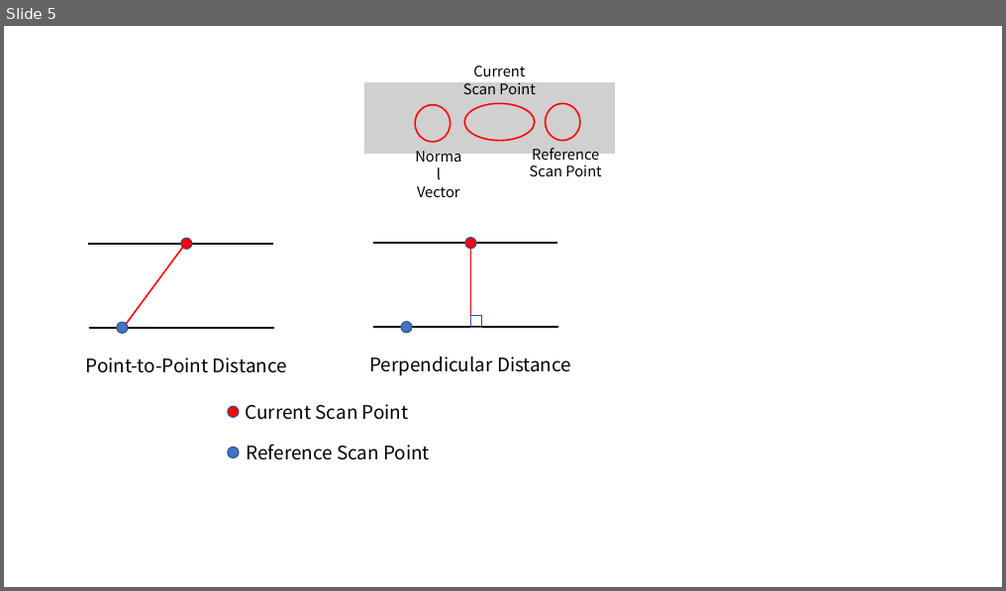
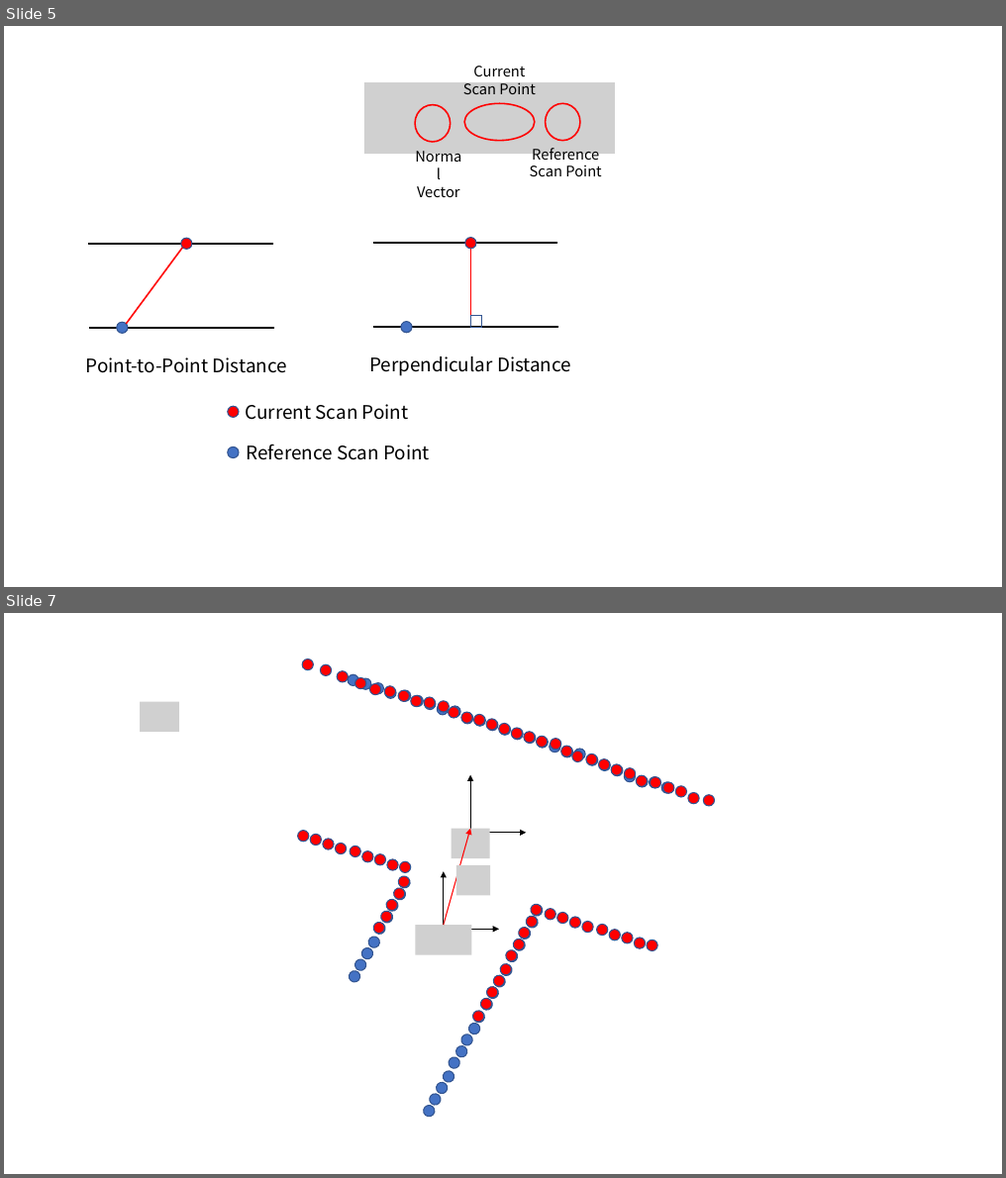
Before and after one commit to ShisatoYano/SLAMDesignUML, a slide deck: SLAM_Theoretical_Formulas.pptx. Shown one above the other, each under a label of ours: slide 5 before the commit, slides 5 and 7 after it; the slides between them are not shown. The pictures are 1006x591 and 1006x1178 pixels, drawn with LibreOffice and Linux fonts; fonts in the diff are those of the drawing; grey boxes stand for pictures. Boxes give left, top, right and bottom in pixels: in the first picture for what was removed or moved away, otherwise in the second. Text is boxed around its words. In the diff, an @@ line names an element or a change of style, - is before the commit and + after.

```diff
--- a/SLAM_Theoretical_Formulas.pptx
+++ b/SLAM_Theoretical_Formulas.pptx
@@ slide 7 added at box(4, 613, 1002, 1174), background #FFFFFF @@
@@ picture added at box(141, 701, 179, 731) @@
@@ group added at box(348, 674, 672, 793): 26 ellipses @@
@@ group added at box(297, 659, 715, 1024): 64 ellipses, 2 arrows, 1 picture @@
@@ arrow added from (444, 925) to (470, 829), #FF0000 1 pt @@
@@ group added at box(349, 876, 412, 983): 9 ellipses @@
@@ arrow added from (444, 930) to (444, 871), #000000 1 pt @@
@@ picture added at box(456, 865, 490, 895) @@
@@ group added at box(480, 904, 544, 1012): 9 ellipses @@
@@ picture added at box(415, 925, 472, 956) @@
@@ arrow added from (443, 929) to (499, 929), #000000 1 pt @@
@@ group added at box(422, 1010, 485, 1118): 9 ellipses @@
```
Also in this commit, not shown: 2 other slides added.
